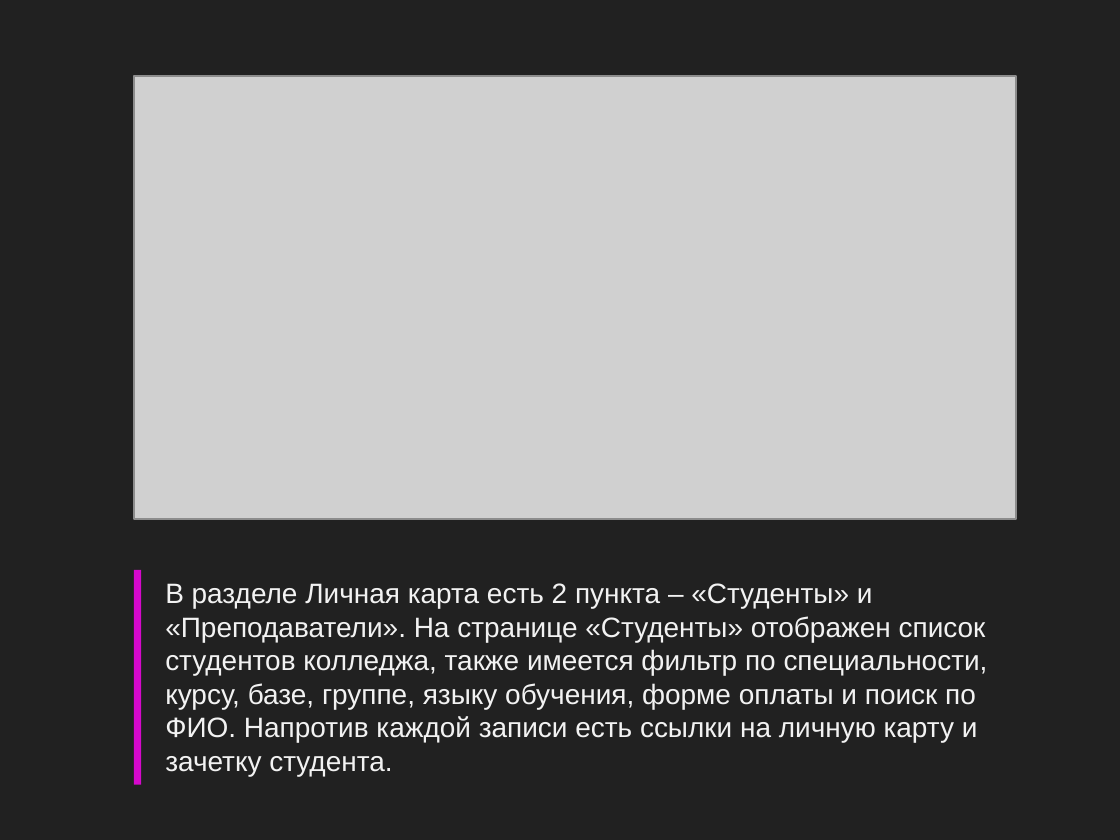
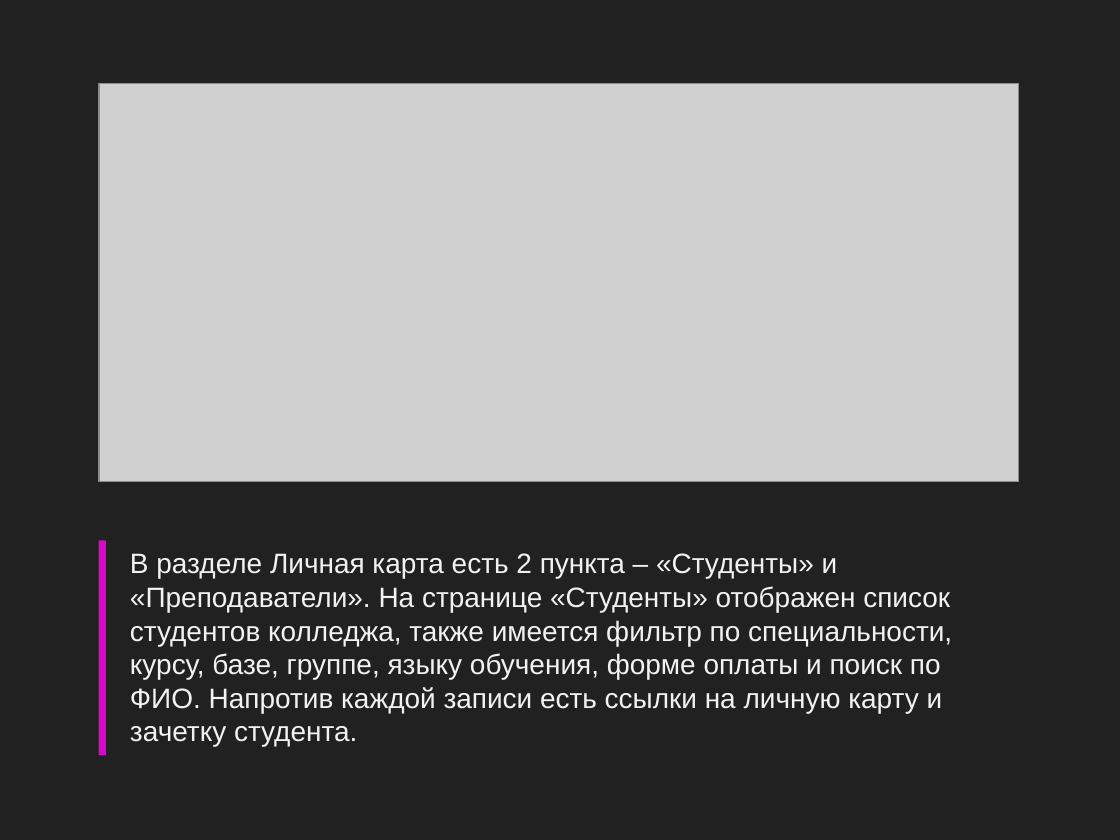
Before and after one commit to afanasyevadina/project, a slide deck: slide 5 of Разработка информационной системы колледжа.pptx (slide 6 before the commit). Drawn at 1120x840 pixels with LibreOffice and Linux fonts; fonts in the diff are those of the drawing; grey boxes stand for pictures. Boxes give left, top, right and bottom in pixels: in the first picture for what was removed or moved away, otherwise in the second. Text is boxed around its words. In the diff, an @@ line names an element or a change of style, - is before the commit and + after.

```diff
--- a/Разработка информационной системы колледжа.pptx
+++ b/Разработка информационной системы колледжа.pptx
@@ picture: place and size @@
-picture at [134,76,1017,520]
+picture at [99,84,1018,482]
@@ rectangle: place and size @@
-rectangle at [134,570,141,785]
+rectangle at [99,540,105,755]
@@ text "В разделе Личная карта есть ...": place and size @@
-text "В разделе Личная карта есть ..." at [165,583,988,776]
+text "В разделе Личная карта есть ..." at [130,553,952,746]
```
Also in this commit, not shown: 1 other slide changed, 1 slide added, 2 slides removed, 22 other files.
